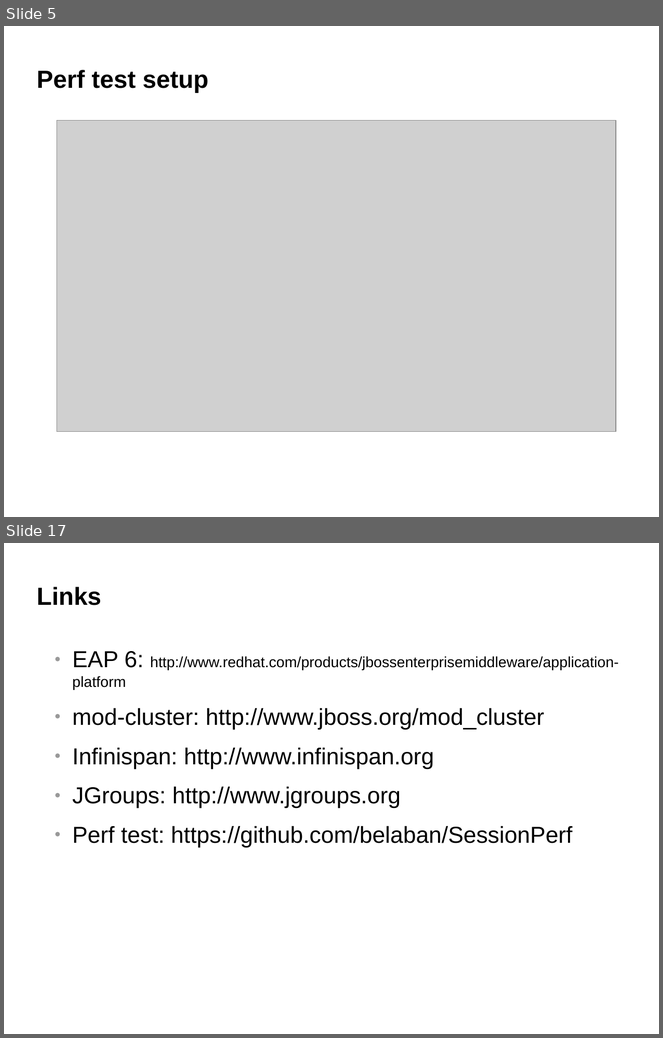
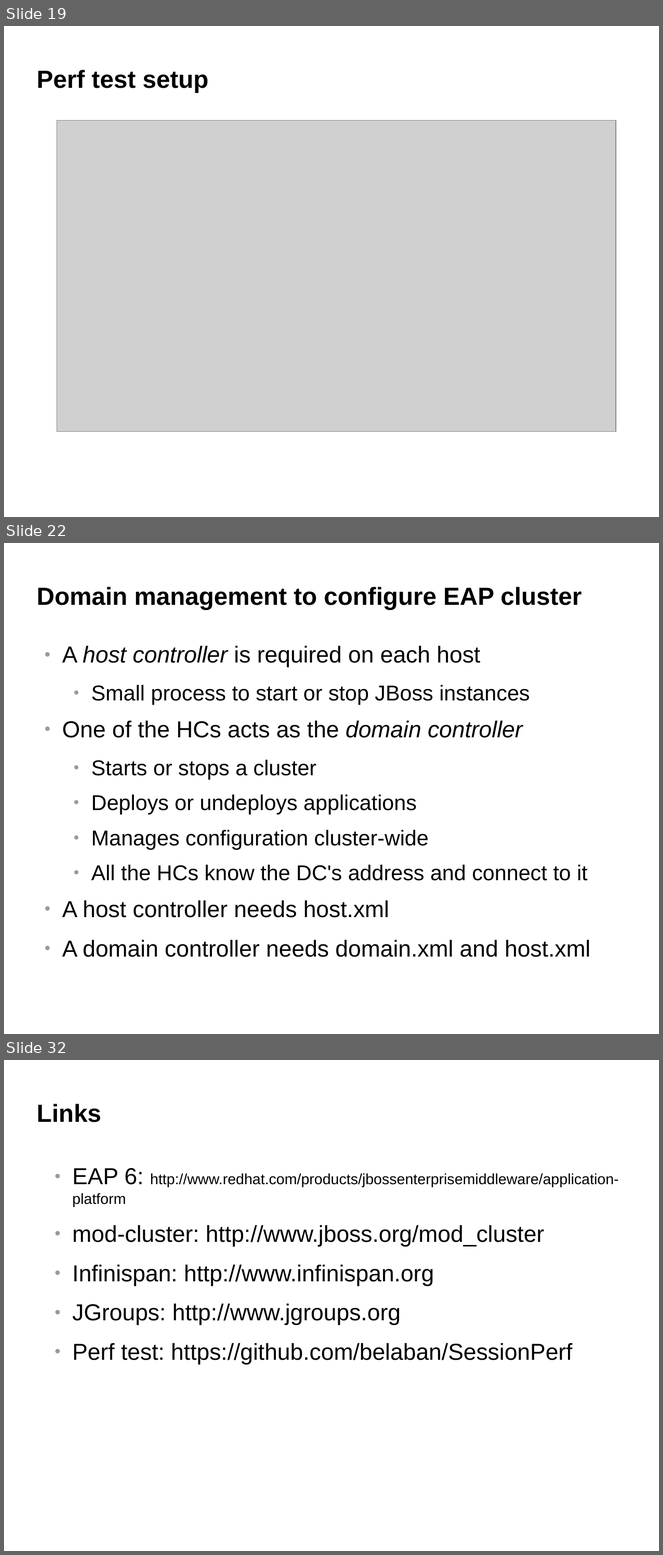
Before and after one commit to belaban/SessionPerf, a slide deck: docs/jbw2012.odp. Shown one above the other, each under a label of ours: slides 5 and 17 before the commit, slides 19, 22 and 32 after it; the slides between them are not shown. The pictures are 663x1038 and 663x1555 pixels, drawn with LibreOffice and Linux fonts; fonts in the diff are those of the drawing; grey boxes stand for pictures; background and template pictures are left out. Boxes give left, top, right and bottom in pixels: in the first picture for what was removed or moved away, otherwise in the second. Text is boxed around its words. In the diff, an @@ line names an element or a change of style, - is before the commit and + after.

Commit message:
ns

```diff
--- a/docs/jbw2012.odp
+++ b/docs/jbw2012.odp
@@ slide 22 added at (x1=4, y1=543, x2=659, y2=1034), background #FFFFFF @@
@@ title added at (x1=37, y1=587, x2=582, y2=610), 30 pt, text #000000, bold @@
+Domain management to configure EAP cluster
@@ text added at (x1=62, y1=645, x2=591, y2=957), 26 pt, text #000000 @@
+● A host controller is required on each host
+  ● Small process to start or stop JBoss instances
+● One of the HCs acts as the domain controller
+  ● Starts or stops a cluster
+  ● Deploys or undeploys applications
+  ● Manages configuration cluster-wide
+  ● All the HCs know the DC's address and connect to it
+● A host controller needs host.xml
+● A domain controller needs domain.xml and host.xml
@@ what was slide 5 is now slide 19 @@
@@ what was slide 17 is now slide 32 @@
```
Also in this commit, not shown: 15 other slides added, 1 slide removed.
